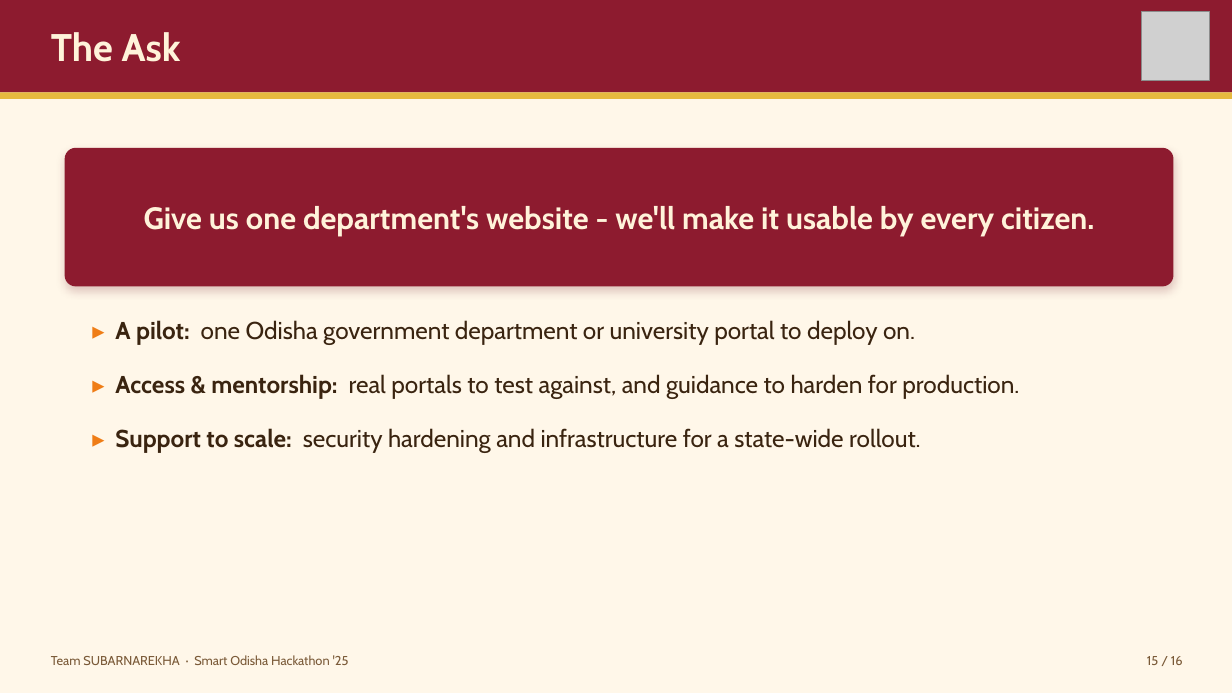
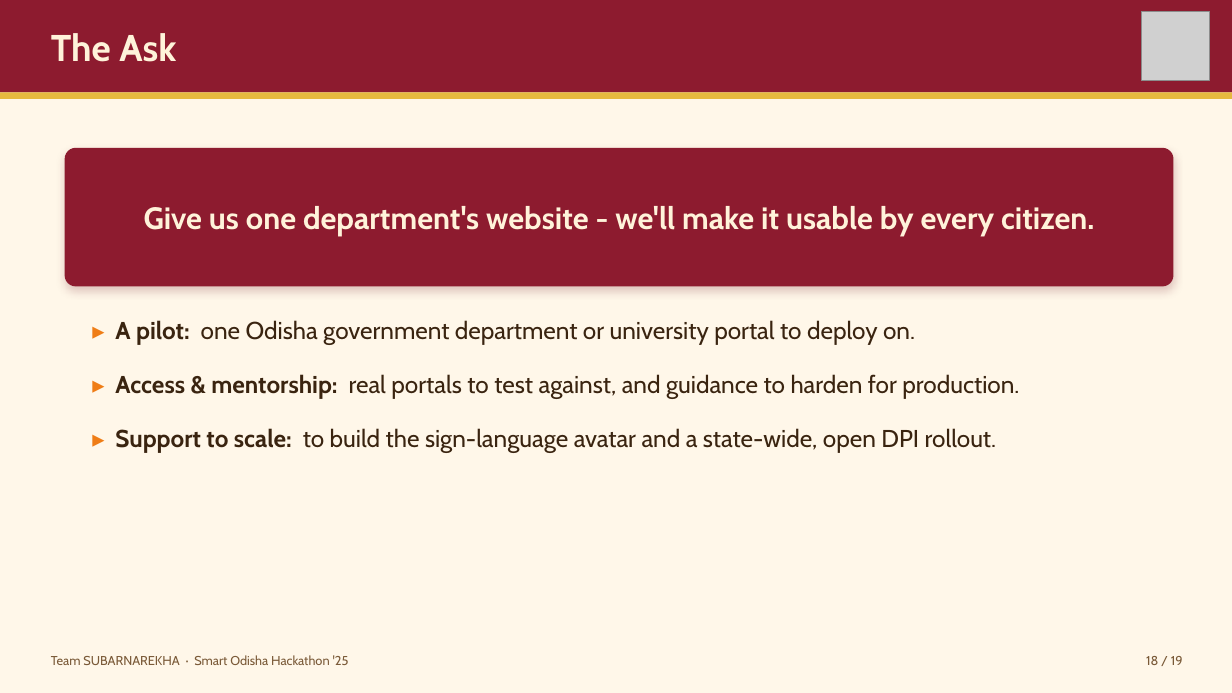
Before and after one commit to flashmindbox/AaaS, a slide deck: slide 18 of pitch/AaaS-Pitch.pptx (slide 15 before the commit). Drawn at 1232x693 pixels with LibreOffice and Linux fonts; fonts in the diff are those of the drawing; grey boxes stand for pictures. Boxes give left, top, right and bottom in pixels: in the first picture for what was removed or moved away, otherwise in the second. Text is boxed around its words. In the diff, an @@ line names an element or a change of style, - is before the commit and + after.

```diff
--- a/pitch/AaaS-Pitch.pptx
+++ b/pitch/AaaS-Pitch.pptx
@@ text "The Ask" at [51,33,176,62]: size 30 to 29 pt @@
@@ text at [115,428,997,453]: text changed @@
-▸ Support to scale: security hardening and infrastructure for a state-wide rollout.
+▸ Support to scale: to build the sign-language avatar and a state-wide, open DPI rollout.
@@ text at [1146,656,1183,665]: text changed @@
-15 / 16
+18 / 19
```
Also in this commit, not shown: 15 other slides changed, 3 slides added, 29 other files.
